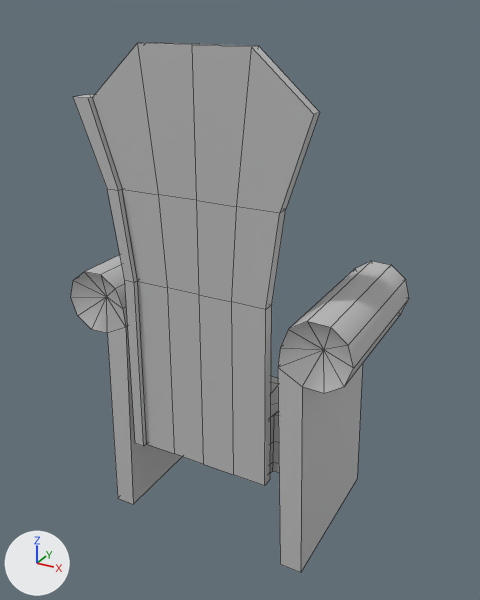
Renders of the FBX model SoteriaGame/Assets/Resources/Models/Environment/TheaterPuzzle/theater_puzzle_chair.fbx from each side of a commit.
Camera for both pictures: a 50 mm camera at (-2.5383, -0.6159, 0.1173) aimed at (-2.6281, -0.4527, 0.0357). Every picture has the same lights, and +X, +Y and +Z are marked at lower left. Mesh edges are drawn as thin lines. Where no turn or scale is listed for an object, it has been applied to the vertices.
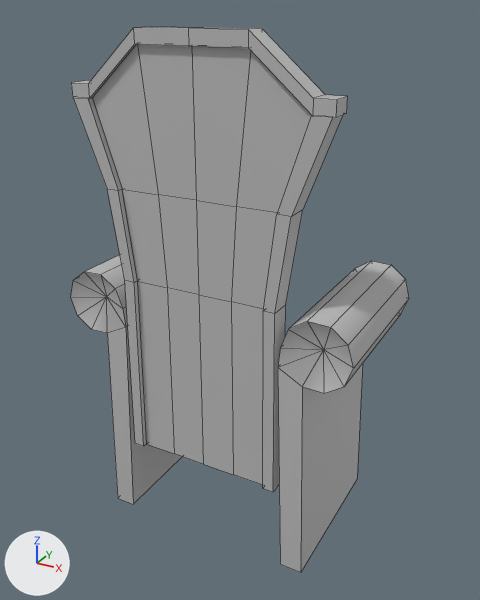
The newer file is also rescaled (x27.73), turned or shifted as a whole; pictures and numbers use the older file's frame.

Where the change shows, as pixel boxes [x1, y1, x2, y2] in the pictures (480 x 600 px):
'pCube205', reshaped: before [71, 43, 409, 573]; after [71, 27, 409, 573]
part 1 of me_mesh, added: after [71, 27, 348, 118]
part 2 of me_mesh, added: after [263, 115, 343, 492]

The edits, one by one:
me_mesh is used by ob_pcube205; location (-2.6287, -0.4519, 0.0363).
me_mesh had 242 vertices, 252 faces and spanned x -0.0456..0.0456, y -0.0248..0.0248, z -0.0731..0.0731.
me_mesh now has 286 vertices, 292 faces and spans x -0.0456..0.0456, y -0.0248..0.0248, z -0.0731..0.0767.
me_mesh part 1: a new loose piece of 28 vertices spanning x -0.0371..0.0372, y -0.0245..-0.0177, z 0.0592..0.0767, in mat_lambert1 (grey #bcbcbc).
me_mesh part 2: a new loose piece of 16 vertices spanning x 0.0205..0.0367, y -0.0246..-0.018, z -0.047..0.0594, in mat_lambert1 (grey #bcbcbc).
